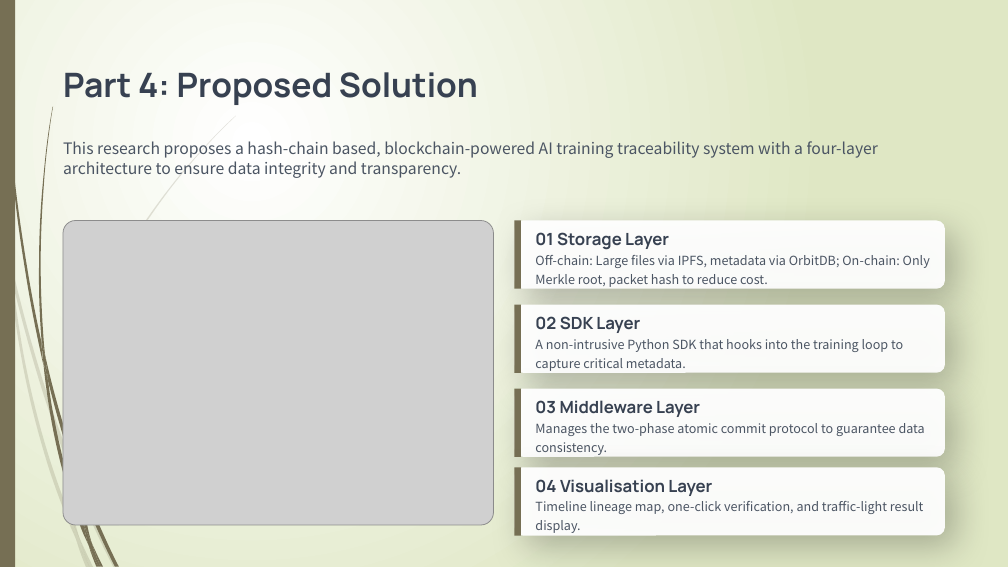
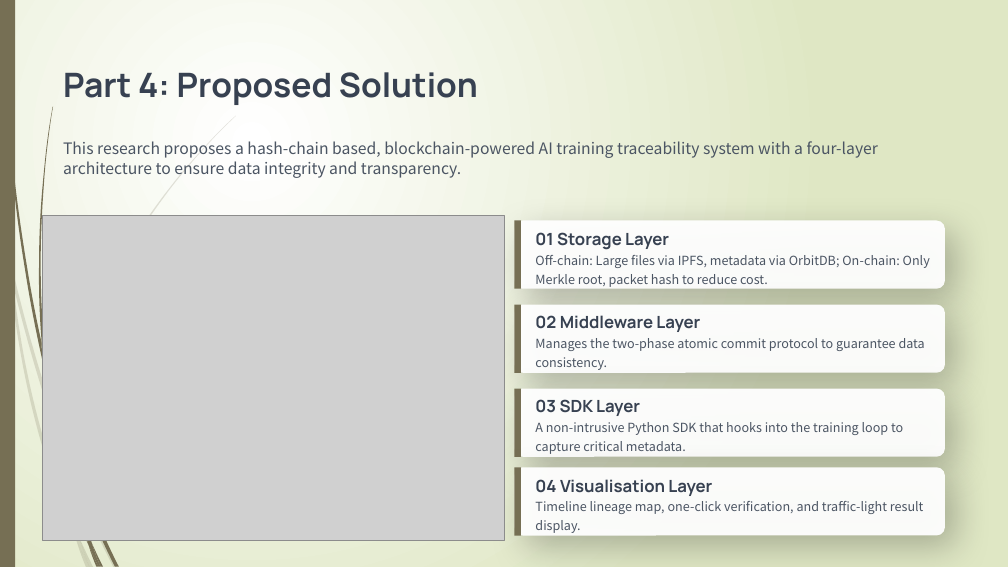
Before and after one commit to xinyuanhu1066/capstone-project, a slide deck: slide 12 of docs/Assessment_1_Presentation.pptx. Drawn at 1008x567 pixels with LibreOffice and Linux fonts; fonts in the diff are those of the drawing; grey boxes stand for pictures. Boxes give left, top, right and bottom in pixels: in the first picture for what was removed or moved away, otherwise in the second. Text is boxed around its words. In the diff, an @@ line names an element or a change of style, - is before the commit and + after.

Commit message:
docs: update concept pictures in assessment 1 slides

```diff
--- a/docs/Assessment_1_Presentation.pptx
+++ b/docs/Assessment_1_Presentation.pptx
@@ picture resized from (x1=63, y1=221, x2=493, y2=526) to (x1=42, y1=216, x2=504, y2=541) @@
@@ text at (x1=535, y1=315, x2=700, y2=332): text changed @@
-03 Middleware Layer
+02 Middleware Layer
@@ text "02 Middleware Layer" moved from (x1=535, y1=400, x2=925, y2=455) to (x1=535, y1=315, x2=925, y2=370) @@
@@ freeform shape removed at (x1=45, y1=357, x2=80, y2=488) @@
@@ text at (x1=535, y1=399, x2=640, y2=416): text changed @@
-02 SDK Layer
+03 SDK Layer
@@ text "03 SDK Layer" moved from (x1=535, y1=316, x2=903, y2=371) to (x1=535, y1=399, x2=903, y2=454) @@
@@ freeform shape removed at (x1=64, y1=443, x2=67, y2=461) @@
@@ freeform shape removed at (x1=64, y1=453, x2=79, y2=538) @@
```
Also in this commit, not shown: 5 other slides changed, 1 other file.
